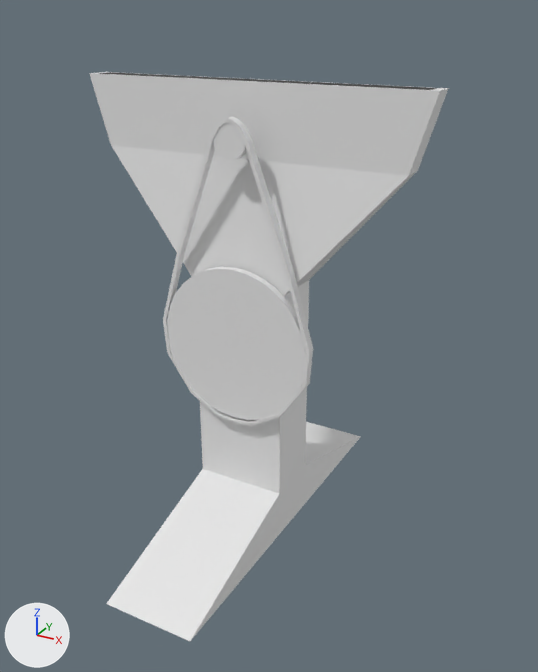
Before and after pictures for a commit that changed the Blender file assets/3D/new folder/z_saw_foundation.blend.
Camera for both pictures: a 50 mm lens placed at (322.0, -600.0, 120.0), pointed at (-6.0, -4.0, -178.0). Arrows for +X, +Y and +Z are at lower left; the lights stay in place. The older version comes first.

In view in the first picture: 'band_l', 'band_r', 'foundation', 'spinner_big', 'spinner_small'.
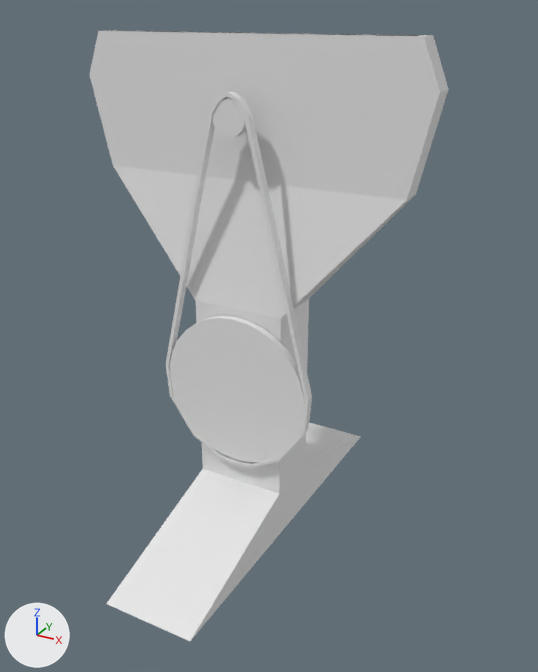
Changed parts and their boxes [x1, y1, x2, y2] in the pictures (538 x 672 px; the box of a moved part takes in the faces that stretch with it):
'foundation', reshaped (7% taller)
    before: [89, 72, 449, 641]
    after: [89, 30, 449, 641]
'spinner_big', moved
    before: [167, 267, 306, 420]
    after: [170, 316, 305, 462]
'band_r', reshaped, moved (22% taller)
    before: [228, 117, 313, 426]
    after: [227, 92, 312, 468]
'band_l', reshaped, moved (22% taller)
    before: [163, 118, 235, 422]
    after: [166, 93, 236, 464]
part 1 of me_cube_002, reshaped
    before: [89, 72, 449, 482]
    after: [89, 30, 449, 482]
part 2 of me_cube_003, moved or reshaped
    before: [163, 117, 313, 352]
    after: [166, 92, 312, 400]

What the commit changed:
me_cube_002 is used by ob_foundation; location (-27.0, 0.0, -23.0); rotation (1.571, -3.142, -3.142), in degrees (90, -180, -180).
Verts and faces of me_cube_002; kept vertices keep their numbers, new ones are numbered from 24.
Before the commit, vertices of me_cube_002: 0 (175.0, -85.0, 11.0) at pixel (448, 88), 1 (-175.0, -85.0, 11.0) at pixel (104, 72), 2 (175.0, -85.0, -11.0) at pixel (440, 91), 3 (-175.0, -85.0, -11.0) at pixel (89, 73), 4 (155.0, -18.0, 11.0) at pixel (417, 171).
Before the commit, vertices of me_cube_002: 5 (-155.0, -18.0, 11.0), 6 (155.0, -18.0, -11.0) at pixel (408, 176), 7 (-155.0, -18.0, -11.0) at pixel (111, 145), 8 (-48.0, 102.0, -30.0), 9 (48.0, 102.0, -30.0).
Before the commit, vertices of me_cube_002: 10 (48.0, 102.0, 30.0) at pixel (309, 279), 11 (-48.0, 102.0, 30.0), 16 (167.0, -85.0, -9.0) at pixel (430, 90), 17 (167.0, -85.0, 9.0) at pixel (437, 88), 18 (-167.0, -85.0, 9.0) at pixel (109, 72).
Before the commit, vertices of me_cube_002: 19 (-167.0, -85.0, -9.0) at pixel (97, 73).
me_cube_002 had 24 vertices, 22 faces and spanned x -175.0..175.0, y -85.0..371.0, z -198.0..198.0.
me_cube_002 now has 28 vertices, 26 faces and spans x -175.0..175.0, y -123.0..371.0, z -198.0..198.0.
Part 1, on me_cube_002:
Vertices deleted: 16 to 19 (with the faces that use them).
Vertices 0 to 3 move by (0.0, 1.0, 0.0).
Vertices 4 to 11 move by (0.0, 20.0, 0.0).
New vertex 24 is at (159.0, -123.0, -11.0), pixel (424, 36).
New vertex 25 is at (159.0, -123.0, 11.0), pixel (433, 35).
New vertex 26 is at (-159.0, -123.0, 11.0), pixel (114, 30).
New vertex 27 is at (-159.0, -123.0, -11.0), pixel (98, 31).
New vertex 28 is at (151.0, -123.0, -9.0), pixel (415, 36).
New vertex 29 is at (151.0, -123.0, 9.0), pixel (423, 35).
New vertex 30 is at (-151.0, -123.0, 9.0), pixel (118, 30).
New vertex 31 is at (-151.0, -123.0, -9.0), pixel (105, 31).
New faces: (0, 25, 24, 2), (1, 3, 27, 26), (0, 1, 26, 25), (2, 24, 27, 3), (26, 27, 31, 30), (24, 25, 29, 28) (mat_material_002 (white #e7e7e7)).
New faces: (24, 28, 31, 27), (25, 26, 30, 29) (mat_material_002 (white #e7e7e7)).
New faces: (28, 29, 30, 31) (mat_material_003 (black #000000)).
me_cube_003 is used by ob_band_l; location (-47.0, -35.0, 7.0); rotation (1.82, -3.142, -1.571), in degrees (104, -180, -90).
me_cube_003 had 44 vertices, 43 faces and spanned x -4.0..4.0, y -31.0..263.0, z -87.0..17.0.
me_cube_003 now has 40 vertices, 39 faces and spans x -4.0..4.0, y -99.0..263.0, z -87.0..19.0.
Part 2, on me_cube_003:
24 vertices are removed from x -4.0..4.0, y -31.0..111.0, z -14.0..14.0.
25 faces are deleted.
14 vertices are added at x -4.0..4.0, y -99.0..15.0, z 4.0..19.0.
6 new vertices lie (8.0, 0.0, 0.0) away from vertices in x -4.0, y -99.0..-90.0, z 4.0..14.0.
21 new faces join them.
Object 'spinner_big' (ob_spinner_big) moves from (-27.0, -35.0, -181.0) to (-27.0, -35.0, -231.0).
Object 'band_l' (ob_band_l) moves from (-47.0, -35.0, 7.0) to (-47.0, -35.0, -43.0).
Object 'band_r' (ob_band_r) moves from (-7.0, -35.0, 7.0) to (-7.0, -35.0, -43.0).
